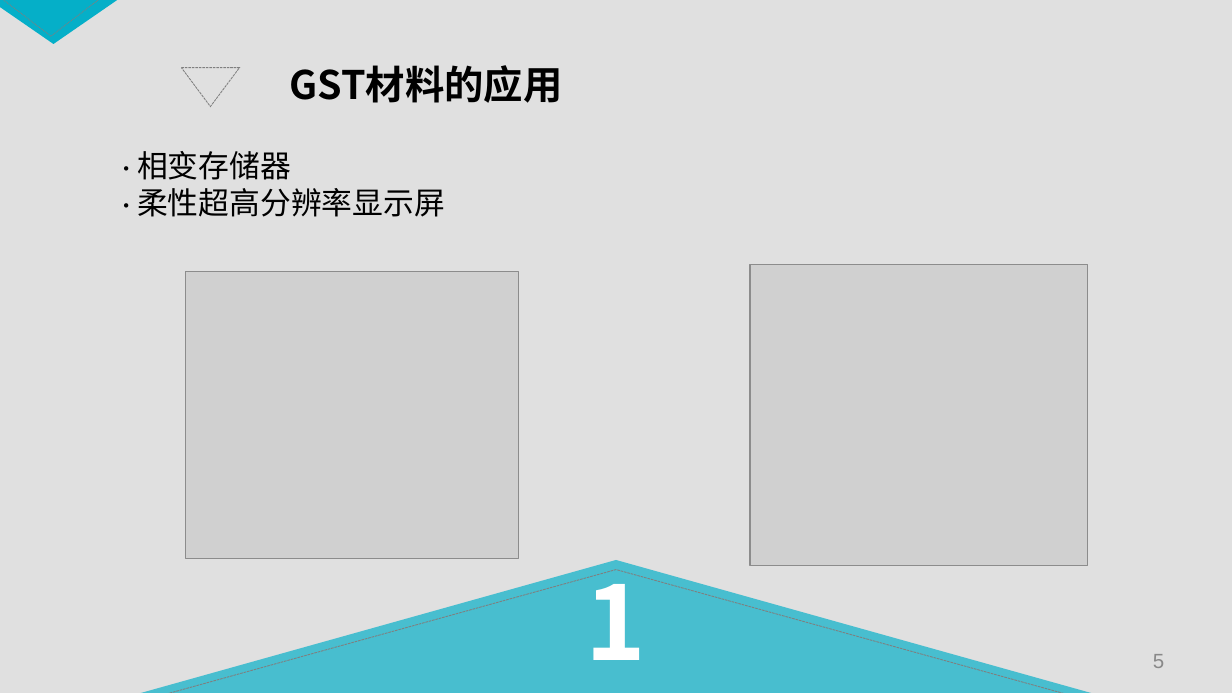
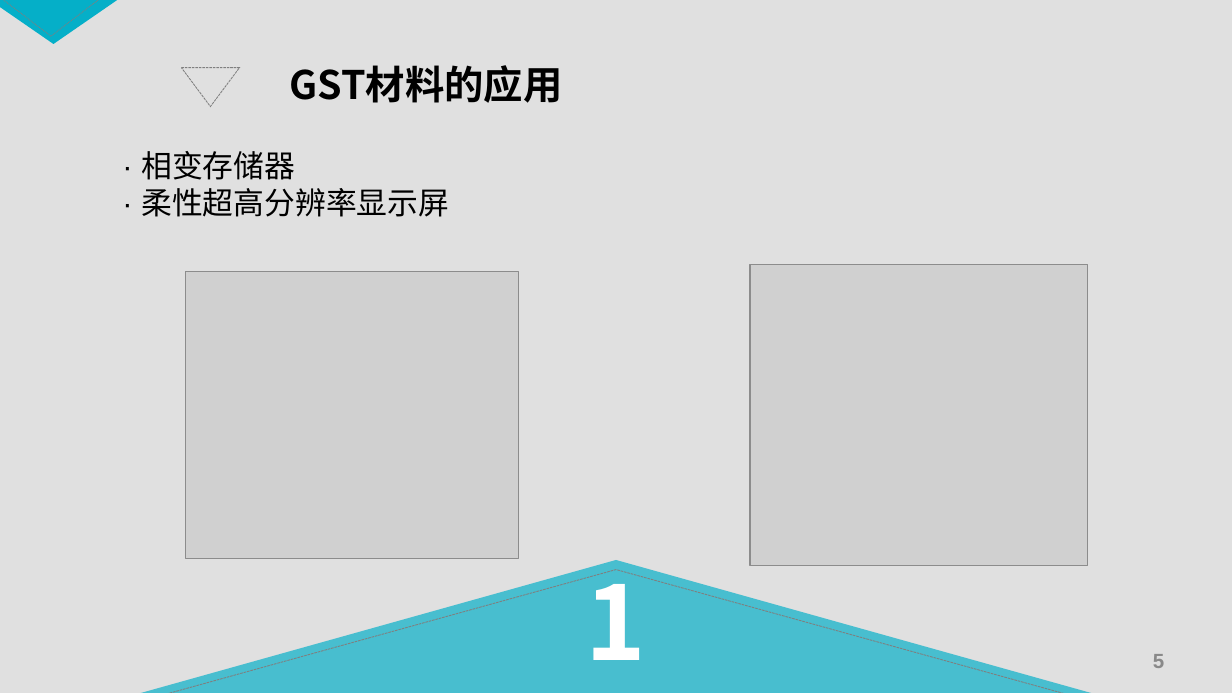
Before and after one commit to Linyu1Bai/ThuEE, a slide deck: slide 5 of Graduation/开题报告.pptx. Drawn at 1232x693 pixels with LibreOffice and Linux fonts; fonts in the diff are those of the drawing; grey boxes stand for pictures. Boxes give left, top, right and bottom in pixels: in the first picture for what was removed or moved away, otherwise in the second. Text is boxed around its words. In the diff, an @@ line names an element or a change of style, - is before the commit and + after.

```diff
--- a/Graduation/开题报告.pptx
+++ b/Graduation/开题报告.pptx
@@ text "· 相变存储器" at box(141, 151, 449, 217): font Calibri to Arial @@
```
Also in this commit, not shown: 12 other slides changed.
